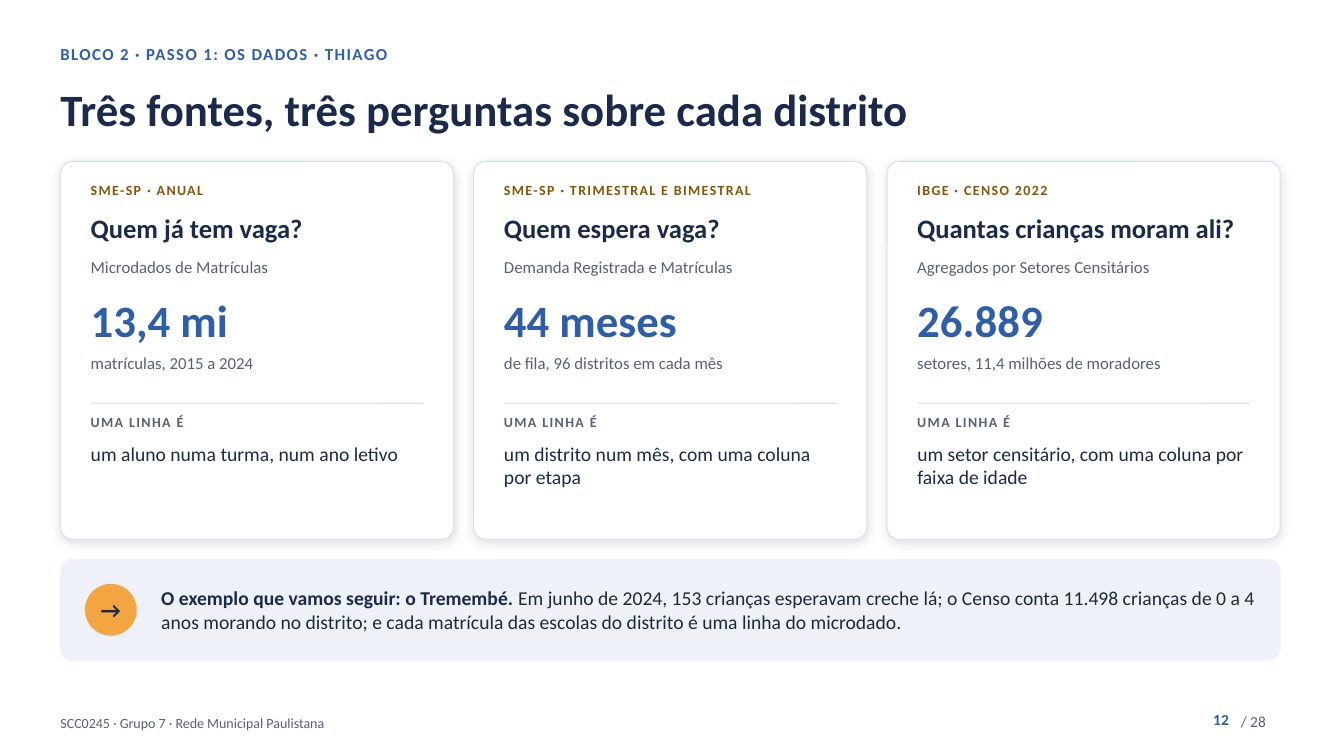
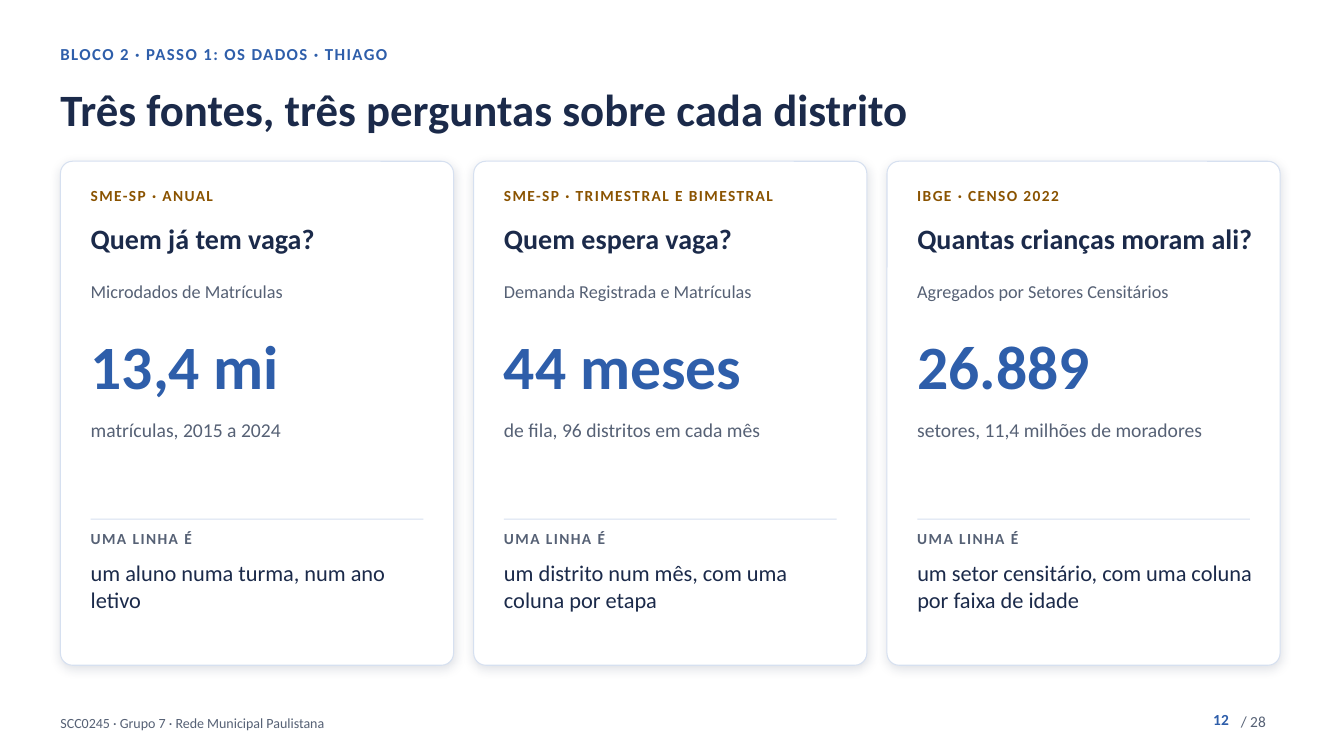
Before and after one commit to kevennlaranjeira/OLAP2026, a slide deck: slide 12 of docs/apresentacao/apresentacao-projeto1.pptx. Drawn at 1344x756 pixels with LibreOffice and Linux fonts; fonts in the diff are those of the drawing. Boxes give left, top, right and bottom in pixels: in the first picture for what was removed or moved away, otherwise in the second. Text is boxed around its words. In the diff, an @@ line names an element or a change of style, - is before the commit and + after.

```diff
--- a/docs/apresentacao/apresentacao-projeto1.pptx
+++ b/docs/apresentacao/apresentacao-projeto1.pptx
@@ rounded rectangle resized from (x1=60, y1=161, x2=454, y2=539) to (x1=60, y1=161, x2=454, y2=665) @@
@@ rounded rectangle resized from (x1=474, y1=161, x2=867, y2=539) to (x1=474, y1=161, x2=867, y2=665) @@
@@ proportions changed in 3 elements at (x1=60, y1=161, x2=454, y2=665), (x1=474, y1=161, x2=867, y2=665), (x1=887, y1=161, x2=1280, y2=665) @@
@@ rounded rectangle resized from (x1=887, y1=161, x2=1280, y2=539) to (x1=887, y1=161, x2=1280, y2=665) @@
@@ text "Quem já tem vaga?" moved from (x1=91, y1=219, x2=303, y2=243) to (x1=91, y1=229, x2=314, y2=254) @@
@@ text "Quem espera vaga?" moved from (x1=504, y1=219, x2=720, y2=243) to (x1=504, y1=229, x2=731, y2=254) @@
@@ size 19 to 20 pt in 3 elements at (x1=91, y1=229, x2=314, y2=254), (x1=504, y1=229, x2=731, y2=254), (x1=917, y1=229, x2=1253, y2=254) @@
@@ text "Quantas crianças moram ali?" moved from (x1=917, y1=219, x2=1234, y2=243) to (x1=917, y1=229, x2=1253, y2=254) @@
@@ 3 texts moved together from (x1=91, y1=261, x2=1149, y2=276) to (x1=91, y1=285, x2=1168, y2=301) @@
@@ size 12 to 13 pt in 3 elements at (x1=91, y1=285, x2=283, y2=298), (x1=504, y1=285, x2=752, y2=301), (x1=917, y1=285, x2=1168, y2=301) @@
@@ text "13,4 mi" moved from (x1=91, y1=305, x2=227, y2=343) to (x1=91, y1=345, x2=279, y2=397) @@
@@ text "44 meses" moved from (x1=504, y1=308, x2=676, y2=338) to (x1=504, y1=349, x2=741, y2=390) @@
@@ size 32 to 44 pt in 3 elements at (x1=91, y1=345, x2=279, y2=397), (x1=504, y1=349, x2=741, y2=390), (x1=917, y1=346, x2=1089, y2=390) @@
@@ text "26.889" moved from (x1=917, y1=306, x2=1042, y2=338) to (x1=917, y1=346, x2=1089, y2=390) @@
@@ 3 texts moved together from (x1=91, y1=357, x2=1161, y2=371) to (x1=91, y1=423, x2=1203, y2=440) @@
@@ size 12 to 14 pt in 3 elements at (x1=91, y1=423, x2=281, y2=440), (x1=504, y1=423, x2=760, y2=440), (x1=917, y1=423, x2=1203, y2=440) @@
@@ size 10 to 11 pt in 6 elements at (x1=91, y1=191, x2=213, y2=201), (x1=504, y1=191, x2=773, y2=201), (x1=917, y1=191, x2=1058, y2=201), (x1=91, y1=531, x2=191, y2=544), (x1=504, y1=531, x2=605, y2=544), (x1=917, y1=531, x2=1018, y2=544) @@
@@ 3 texts, 3 lines moved together from (x1=91, y1=403, x2=1250, y2=427) to (x1=91, y1=519, x2=1250, y2=544) @@
@@ rounded rectangle removed at (x1=60, y1=560, x2=1280, y2=660) @@
@@ text "um aluno numa turma, num ..." moved from (x1=91, y1=447, x2=398, y2=463) to (x1=91, y1=565, x2=385, y2=608) @@
@@ text "um distrito num mês, com ..." moved from (x1=504, y1=447, x2=810, y2=487) to (x1=504, y1=565, x2=787, y2=612) @@
@@ size 14 to 16 pt in 3 elements at (x1=91, y1=565, x2=385, y2=608), (x1=504, y1=565, x2=787, y2=612), (x1=917, y1=565, x2=1251, y2=612) @@
@@ text "um setor censitário, com uma ..." moved from (x1=917, y1=447, x2=1243, y2=484) to (x1=917, y1=565, x2=1251, y2=612) @@
@@ ellipse removed at (x1=86, y1=585, x2=136, y2=635) @@
@@ text removed at (x1=86, y1=585, x2=136, y2=635) @@
-→
@@ text removed at (x1=161, y1=591, x2=1254, y2=632) @@
-O exemplo que vamos seguir: o Tremembé. Em junho de 2024, 153 crianças esperavam creche lá; o Censo conta 11.498 crianças de 0 a 4 anos morando no distrito; e cada matrícula das escolas do distrito é uma linha do microdado.
```
Also in this commit, not shown: 1 other slide changed, 3 other files.
